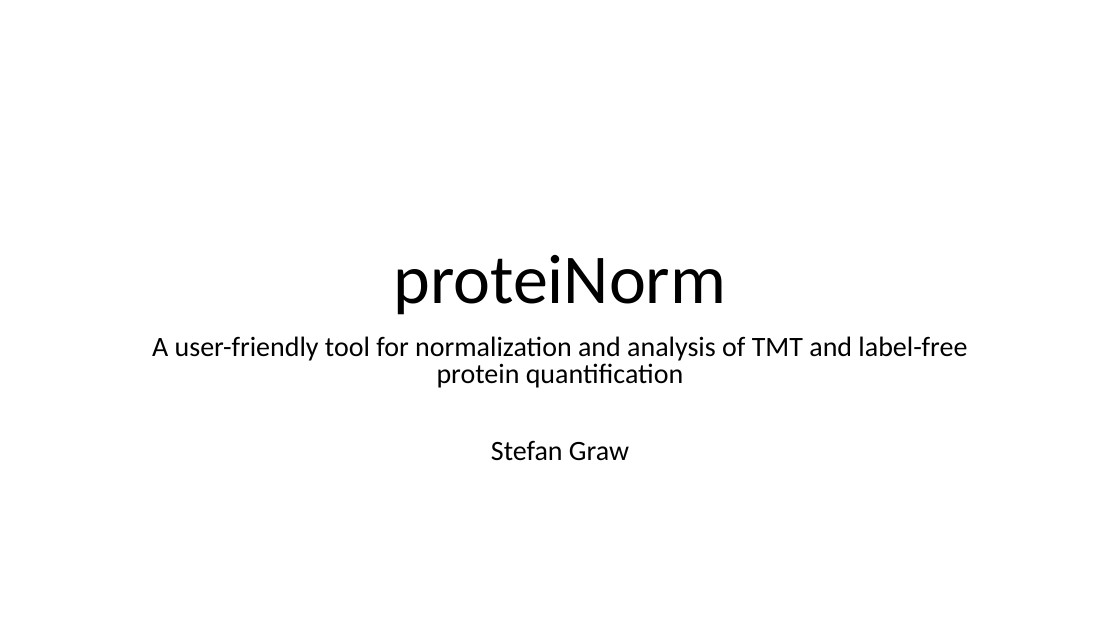
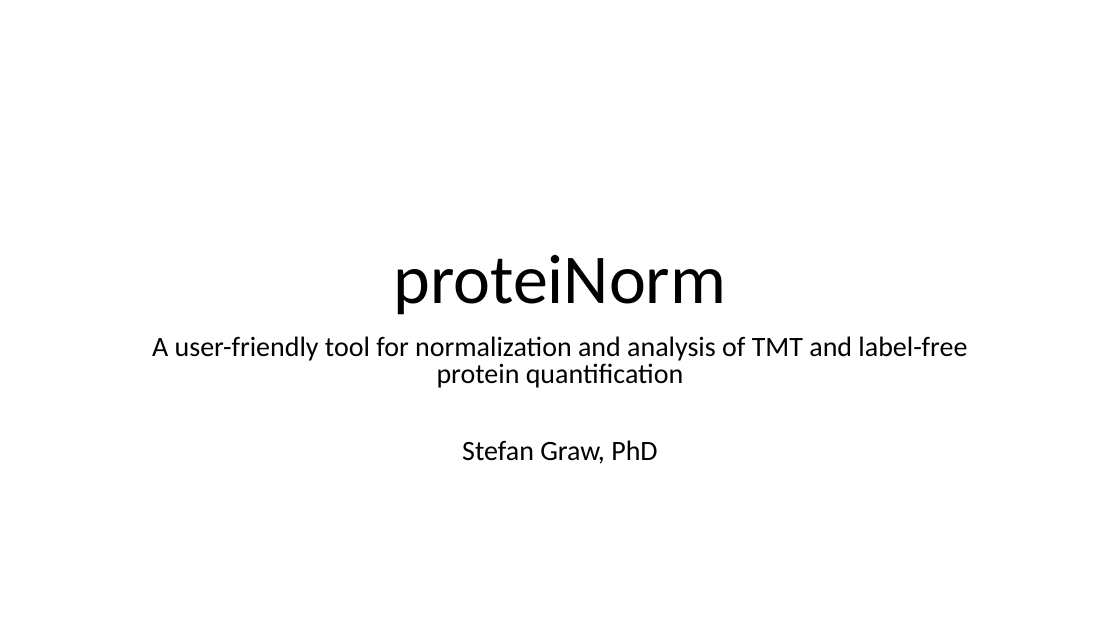
Before and after one commit to ByrumLab/proteiNorm, a slide deck: slide 1 of presentation/proteiNorm_IDeA.pptx. Drawn at 1120x630 pixels with LibreOffice and Linux fonts; fonts in the diff are those of the drawing. Boxes give left, top, right and bottom in pixels: in the first picture for what was removed or moved away, otherwise in the second. Text is boxed around its words. In the diff, an @@ line names an element or a change of style, - is before the commit and + after.

```diff
--- a/presentation/proteiNorm_IDeA.pptx
+++ b/presentation/proteiNorm_IDeA.pptx
@@ subtitle at (462, 440, 657, 464): text changed @@
-Stefan Graw
+Stefan Graw, PhD
```
Also in this commit, not shown: 1 other slide changed, 1 slide added, 26 other files.
